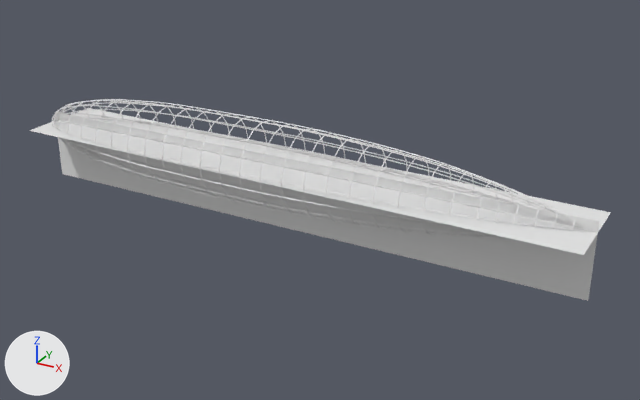
Before and after pictures for a commit that changed the Blender file dev/3d/LZ-120.blend.
One viewpoint serves both versions: a camera (50 mm lens) standing at (156.4, -150.2, 69.5) and looking at (72.5, 2.3, -6.8). The lights are fixed; the arrows at lower left show +X, +Y and +Z.

Names of what the first picture shows: 'keel_walkway', 'longitudal_girder', 'longitudal_girder.001', 'longitudal_girder.002', 'longitudal_girder.003', 'longitudal_girder.004', 'longitudal_girder.009', 'longitudal_girder.010', 'longitudal_girder.011', 'longitudal_girder.012', 'longitudal_girder.013', 'longitudal_girder.014', 'longitudal_girder.015', 'longitudal_girder.016', 'ring_girders', 'side_plan_view', 'top_view'.
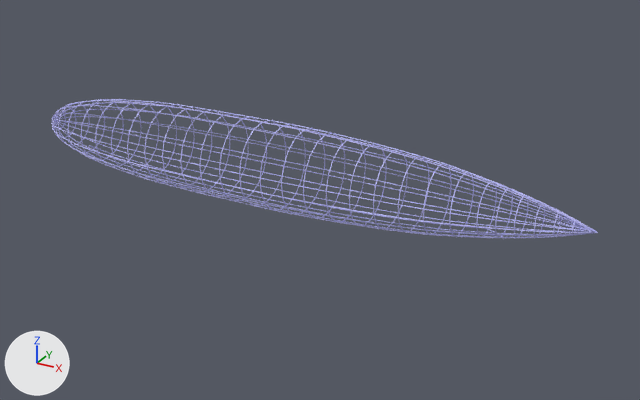
Pixel boxes (x1, y1, x2, y2) of what changed, in the pictures (640 x 400 px):
'side_plan_view', hidden: before (56, 112, 599, 301)
'top_view', hidden: before (29, 108, 611, 255)
'ring_girders', recoloured (grey to blue): (52, 99, 576, 238) in both
'longitudal_girder', deleted, hidden: before (56, 100, 595, 231)
'longitudal_girder.0', added (blue): after (56, 100, 595, 231)
'longitudal_girder.009', deleted, hidden: before (55, 105, 597, 232)
'longitudal_girder.011', deleted, hidden: before (52, 119, 595, 232)
'longitudal_girder.012', deleted, hidden: before (51, 121, 598, 233)
'longitudal_girder.010', deleted, hidden: before (53, 113, 596, 232)
'longitudal_girder.014', deleted, hidden: before (58, 137, 492, 235)
'longitudal_girder.003', deleted, hidden: before (70, 109, 557, 213)
'longitudal_girder.015', deleted, hidden: before (63, 140, 506, 238)
'longitudal_girder.013', deleted, hidden: before (66, 139, 443, 224)
'longitudal_girder.004', deleted, hidden: before (78, 116, 527, 207)
'longitudal_girder.002', deleted, hidden: before (63, 102, 559, 212)
'longitudal_girder.016', deleted, hidden: before (67, 140, 492, 237)

Diff of the bpy script that builds the scene:
```diff
--- a/dev/3d/LZ-120.blend.py
+++ b/dev/3d/LZ-120.blend.py
@@ me_cube_001 @@
 me_cube_001.from_pydata(...)  # 1568 vertices, 783 faces; spans x 0.9..126.7, y 0.0..9.3, z -9.2..9.4
+me_cube_001.materials.append(mat_varnishedduraluminium)  # blue #bcbcf3
@@ me_mesh_005 @@
+me_mesh_005.from_pydata(...)  # 4352 vertices, 4336 faces; spans x 0.0..130.8, y -9.3..8.8, z -9.4..0.1
+me_mesh_005.materials.append(mat_varnishedduraluminium)  # blue #bcbcf3
@@ ob_side_plan_view @@
 ob_side_plan_view.location = (0.0, 0.0, 0.0)
+ob_side_plan_view.hide_set(True)  # its collection is switched off
@@ ob_top_view @@
 ob_top_view.scale = (0.996, 0.996, 0.996)
+ob_top_view.hide_set(True)  # its collection is switched off
@@ ob_girder_profile_curve @@
 ob_girder_profile_curve.location = (0.0, 0.0, 0.0)
+ob_girder_profile_curve.hide_set(True)  # its collection is switched off
@@ ob_longitudal_girder_016 @@
-ob_longitudal_girder_016 = bpy.data.objects.new('longitudal_girder.016', cu_curve_016)
@@ ob_longitudal_girder_015 @@
-ob_longitudal_girder_015 = bpy.data.objects.new('longitudal_girder.015', cu_curve_015)
@@ ob_longitudal_girder_014 @@
-ob_longitudal_girder_014 = bpy.data.objects.new('longitudal_girder.014', cu_curve_014)
@@ ob_longitudal_girder_013 @@
-ob_longitudal_girder_013 = bpy.data.objects.new('longitudal_girder.013', cu_curve_013)
@@ ob_longitudal_girder_012 @@
-ob_longitudal_girder_012 = bpy.data.objects.new('longitudal_girder.012', cu_curve_012)
@@ ob_longitudal_girder_011 @@
-ob_longitudal_girder_011 = bpy.data.objects.new('longitudal_girder.011', cu_curve_011)
@@ ob_longitudal_girder_010 @@
-ob_longitudal_girder_010 = bpy.data.objects.new('longitudal_girder.010', cu_curve_010)
@@ ob_longitudal_girder_009 @@
-ob_longitudal_girder_009 = bpy.data.objects.new('longitudal_girder.009', cu_curve_009)
@@ ob_longitudal_girder_004 @@
-ob_longitudal_girder_004 = bpy.data.objects.new('longitudal_girder.004', cu_curve_004)
@@ ob_longitudal_girder_003 @@
-ob_longitudal_girder_003 = bpy.data.objects.new('longitudal_girder.003', cu_curve_003)
@@ ob_longitudal_girder_002 @@
-ob_longitudal_girder_002 = bpy.data.objects.new('longitudal_girder.002', cu_curve_002)
@@ ob_longitudal_girder_001 @@
-ob_longitudal_girder_001 = bpy.data.objects.new('longitudal_girder.001', cu_curve)
+ob_longitudal_girder_001 = bpy.data.objects.new('longitudal_girder.001', me_mesh_005)
 ob_longitudal_girder_001.location = (0.0, 0.0, 0.0)
 ob_longitudal_girder_001.rotation_euler = (1.201, 0.0, 0.0)  # degrees (69, 0, 0)
+_m = ob_longitudal_girder_001.modifiers.new('Mirror', 'MIRROR')
+_m.use_axis = (False, False, True)
@@ ob_longitudal_girder @@
-ob_longitudal_girder = bpy.data.objects.new('longitudal_girder', cu_curve_001)
@@ ob_longitudal_girder_0 @@
+ob_longitudal_girder_0 = bpy.data.objects.new('longitudal_girder.0', me_mesh_001)  # 544 vertices, 542 faces; spans x 0.0..130.8, y 0.0..9.4, z -0.1..0.1; in mat_varnishedduraluminium (blue #bcbcf3)
+ob_longitudal_girder_0.location = (0.0, 0.0, 0.0)
+ob_longitudal_girder_0.rotation_euler = (1.571, 0.0, 0.0)  # degrees (90, 0, 0)
```
